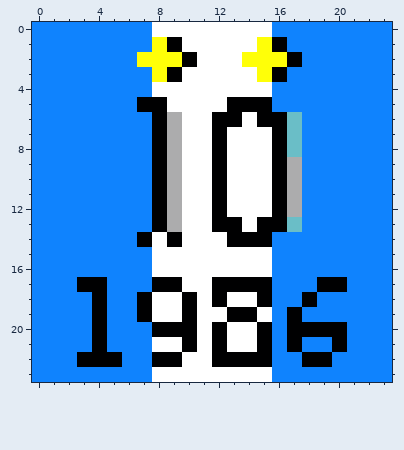
Pixel-art sprite -- images/1986-pixel-24x24.png. The picture above was drawn from the file before the commit.
The file is 24x24 pixels. Colours within 5 levels of each other are drawn and written as one.
And afterwards:
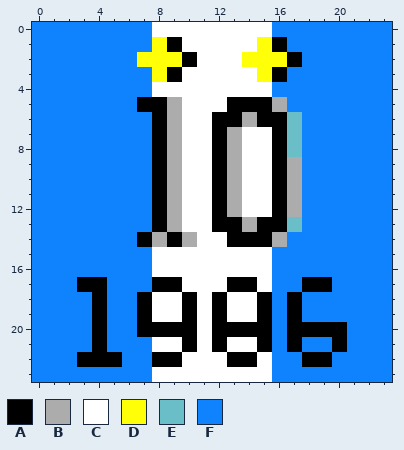
Palette (. is transparent): A #000001  B #acacad  C #ffffff  D #ffff08  E #6abec7  F #0f83fe
Changes in this commit:
@@ x 0..23 @@
  4 FFFFFFFFCCCCCCCCFFFFFFFF
- 5 FFFFFFFAACCCCAAAFFFFFFFF
- 6 FFFFFFFFABCCAACAAEFFFFFF
- 7 FFFFFFFFABCCACCCAEFFFFFF
- 8 FFFFFFFFABCCACCCAEFFFFFF
- 9 FFFFFFFFABCCACCCABFFFFFF
-10 FFFFFFFFABCCACCCABFFFFFF
-11 FFFFFFFFABCCACCCABFFFFFF
-12 FFFFFFFFABCCACCCABFFFFFF
-13 FFFFFFFFABCCAACAAEFFFFFF
-14 FFFFFFFACACCCAAAFFFFFFFF
+ 5 FFFFFFFAABCCCAAABFFFFFFF
+ 6 FFFFFFFFABCCAABAAEFFFFFF
+ 7 FFFFFFFFABCCABCCAEFFFFFF
+ 8 FFFFFFFFABCCABCCAEFFFFFF
+ 9 FFFFFFFFABCCABCCABFFFFFF
+10 FFFFFFFFABCCABCCABFFFFFF
+11 FFFFFFFFABCCABCCABFFFFFF
+12 FFFFFFFFABCCABCCABFFFFFF
+13 FFFFFFFFABCCAABAAEFFFFFF
+14 FFFFFFFABABCCAAABFFFFFFF
 15 FFFFFFFFCCCCCCCCFFFFFFFF
 16 FFFFFFFFCCCCCCCCFFFFFFFF
-17 FFFAAFFFAACCAAAAFFFAAFFF
-18 FFFFAFFACCACACCAFFAFFFFF
-19 FFFFAFFACCACCAACFAFFFFFF
-20 FFFFAFFFAAACACCAFAAAAFFF
+17 FFFAAFFFAACCCAACFFAAFFFF
+18 FFFFAFFACCACACCAFAFFFFFF
+19 FFFFAFFACCACACCAFAFFFFFF
+20 FFFFAFFAAAACAAAAFAAAAFFF
 21 FFFFAFFFCCACACCAFAFFAFFF
-22 FFFAAAFFAACCAAAAFFAAFFFF
+22 FFFAAAFFAACCCAACFFAAFFFF
 23 FFFFFFFFCCCCCCCCFFFFFFFF
